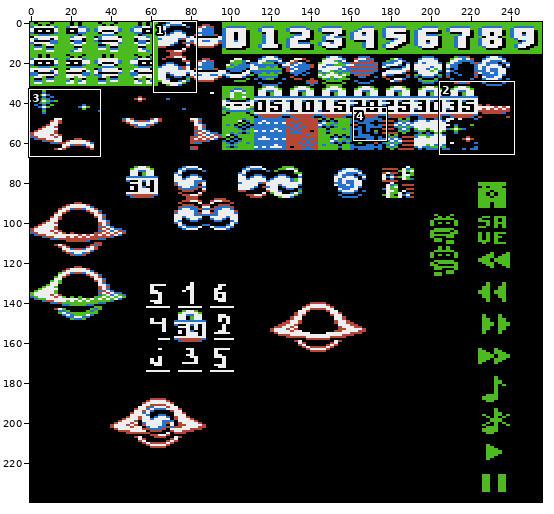
File history of a sprite sheet, gfx_atari/0.png. Above, an overview of the earlier version with the close-up marked.
Close-up. Before:
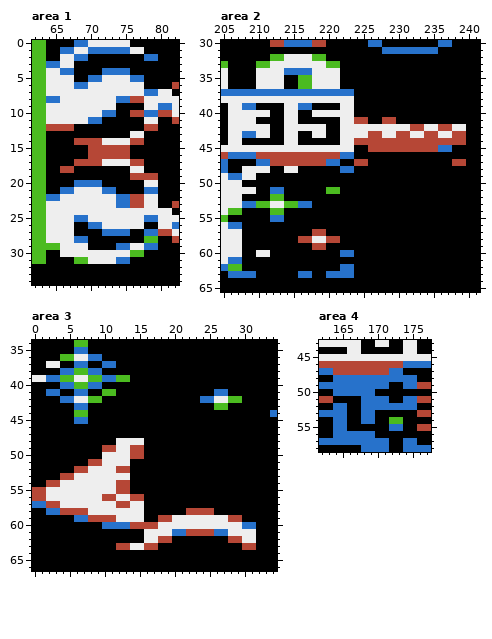
The file is 256x240 pixels. Shown: area 1: x 62..82, y 0..34; area 2: x 205..241, y 30..65; area 3: x 0..34, y 34..66; area 4: x 162..177, y 43..58. The commit also changed other parts of the picture, which this record leaves out.
New version:
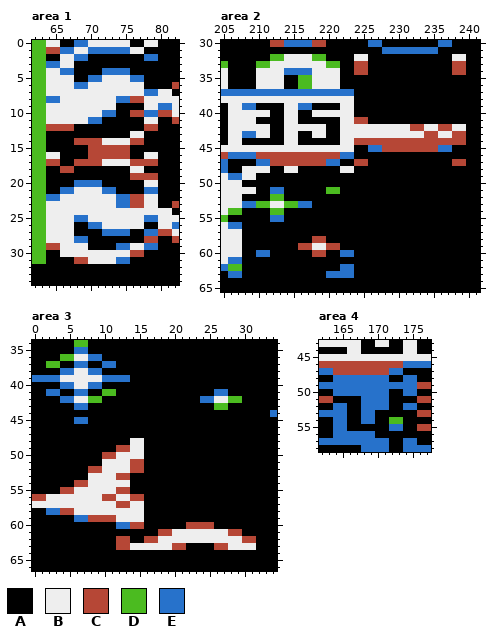
Palette (. is transparent): A #000000  B #eeeeee  C #b64736  D #4bbb20  E #2772cb
Diff:
Area 1:
Colour B replaces colour A in row 0 at x 64 to 65 and 78 to 79; in row 16 at x 64 to 65 and 78 to 79.
Colour C replaces colour A in row 1 at x 64 to 65; in row 17 at x 64 to 65 and 78 to 79.
Colour C replaces colour D in row 28 at x 78 to 79; in row 29 at x 64 to 65; in row 30 at x 76 to 77; in row 31 at x 68 to 69.
Area 2:
Colour A replaces colour C in row 41 at x 228 to 229; in row 57 at x 218 to 219; in row 58 at x 216 to 217 and 220 to 221.
Colour A replaces colour E in row 63 at x 208 to 209 and 216 to 217.
Colour B replaces colour A in row 32 at x 224 to 225 and 238 to 239.
Colour B replaces colour C in row 43 at x 226 to 227 and 230 to 231; in row 59 at x 218 to 219.
Colour B replaces colour E in row 48 at x 222 to 223.
Colour C replaces colour A in rows 33 to 34 at x 224 to 225 and 238 to 239; in row 59 at x 216 to 217 and 220 to 221; in row 60 at x 218 to 219.
Colour C replaces colour B in row 58 at x 218 to 219.
Colour E replaces colour B in row 60 at x 210 to 211.
Colour E replaces colour C in row 45 at x 226 to 227.
Area 3:
Colour A replaces colour B in row 48 at x 12 to 13; in row 53 at x 6 to 7; in row 54 at x 4 to 5; in row 55 at x 2 to 3; in row 59 at x 20 to 27; in row 60 at x 18 to 21 and 26 to 29.
Colour A replaces colour B in row 61 at x 16 to 17 and 30 to 31.
Colour A replaces colour C in row 49 at x 10 to 11; in row 51 at x 8 to 9; in row 52 at x 6 to 7; in row 53 at x 4 to 5; in row 54 at x 2 to 3; in row 55 at x 0 to 1.
Colour A replaces colour C in row 58 at x 22 to 25; in row 59 at x 18 to 19 and 28 to 29; in row 60 at x 16 to 17.
Colour A replaces colour D in row 44 at x 6 to 7.
Colour A replaces colour E in row 60 at x 10 to 11 and 30 to 31.
Colour B replaces colour A in row 62 at x 20 to 27; in row 63 at x 18 to 19 and 28 to 29.
Colour B replaces colour C in rows 49 to 50 at x 14 to 15; in row 52 at x 12 to 13; in row 54 at x 12 to 13; in row 57 at x 2 to 3; in row 58 at x 6 to 7; in row 61 at x 22 to 25.
Colour B replaces colour C in row 62 at x 18 to 19 and 28 to 29; in row 63 at x 16 to 17 and 30 to 31.
Colour B replaces colour D in row 38 at x 6 to 7; in row 39 at x 4 to 5 and 8 to 9; in row 40 at x 6 to 7.
Colour B replaces colour E in row 57 at x 0 to 1; in row 61 at x 20 to 21 and 26 to 27.
Colour C replaces colour A in rows 51 to 52 at x 14 to 15; in row 62 at x 12 to 13; in row 63 at x 20 to 21 and 26 to 27.
Colour C replaces colour B in row 49 at x 12 to 13; in row 50 at x 10 to 11; in row 52 at x 8 to 9; in row 53 at x 12 to 13; in row 54 at x 6 to 7; in row 55 at x 4 to 5.
Colour C replaces colour B in row 60 at x 22 to 25; in row 61 at x 18 to 19 and 28 to 29; in row 62 at x 16 to 17 and 30 to 31.
Colour D replaces colour B in row 37 at x 2 to 3.
Colour E replaces colour B in row 39 at x 0 to 1.
Colour E replaces colour D in row 39 at x 12 to 13.
Area 4:
Colour A replaces colour E in row 48 at x 172 to 173; in row 51 at x 174 to 175; in row 52 at x 172 to 173.
Colour E replaces colour A in row 49 at x 172 to 173; in row 50 at x 170 to 171 and 174 to 175.
